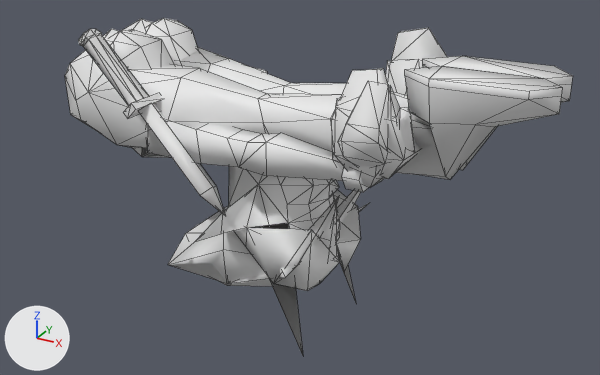
A saved change to the Blender file Aria_Example/Aria_Hiro_Adult.blend.
Before and after are seen from a 50 mm lens placed at (4.67, -4.99, 1.97), pointed at (2.1, -0.32, -0.37). Lighting does not change. The marker at lower left points along +X, +Y and +Z. Mesh edges are drawn as thin lines. Materials are left out; every surface is plain grey.

The first picture shows 'Bottle.Hand.L', 'Fist.L', 'Fist.R', 'riggedmesh'.
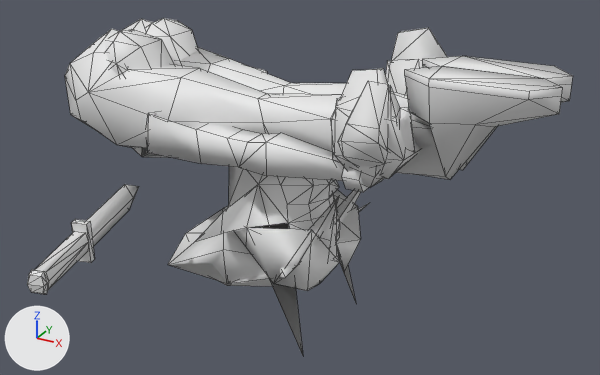
Commit message: added compatibilty with bigoron sheath hack

The change, as a list of edits to the scene's bpy script:
```text
Change me_me_06002748_002:
    where me_me_06002748_002.from_pydata(...)  # 565 vertices, 720 faces, 3 loose edges; spans x -0.05..3.76, y -0.79..0.76, z -1.72..0.68
    used by ob_riggedmesh; location = (0.0, 0.0, 0.0)
    me_me_06002748_002 part 1: the loose piece of 24 vertices spanning x 0.47..0.99, y -0.66..-0.5, z 0.11..0.63 is deleted
    me_me_06002748_002 part 2: the loose piece of 9 vertices spanning x 0.95..1.64, y -0.68..-0.46, z -0.59..0.16 is deleted
    me_me_06002748_002 part 3: the loose piece of 8 vertices spanning x 0.91..1.03, y -0.72..-0.42, z 0.07..0.19 is deleted
Add me_me_06002748_006:
    me_me_06002748_006.from_pydata([(0.794, -1.132, -0.615), (0.75, -1.145, -0.729), (0.854, -1.116, -0.721), (0.81, -1.128, -0.835), (0.593, -0.425, -0.616), (0.549, -0.437, -0.73), (0.653, -0.408, -0.722), (0.609, -0.42, -0.836), (0.549, -0.206, -0.725)], [], [(2, 3, 7, 6), (4, 5, 1, 0), (2, 6, 4, 0), (7, 3, 1, 5), (6, 7, 8), (7, 5, 8), (5, 4, 8), (4, 6, 8)])
Add me_me_06002748_008:
    me_me_06002748_008.from_pydata(...)  # 32 vertices, 50 faces; spans x 0.762..1.059, y -1.813..-1.122, z -0.872..-0.566
Add ob_sheath_1:
    ob_sheath_1 = bpy.data.objects.new('Sheath.1', me_me_06002748_006)
    ob_sheath_1.location = (0.0, 0.0, 0.0)
Add ob_hilt_1:
    ob_hilt_1 = bpy.data.objects.new('Hilt.1', me_me_06002748_008)
    ob_hilt_1.location = (0.0, 0.0, 0.0)
```

Pixel boxes (x1, y1, x2, y2) of what changed, in the pictures (600 x 375 px):
'Hilt.1', added: after (27, 219, 94, 294)
'Sheath.1', added: after (86, 185, 139, 246)
part 1 of me_me_06002748_002, deleted: before (78, 29, 149, 106)
part 2 of me_me_06002748_002, deleted: before (138, 103, 226, 216)
part 3 of me_me_06002748_002, deleted: before (123, 93, 162, 118)
